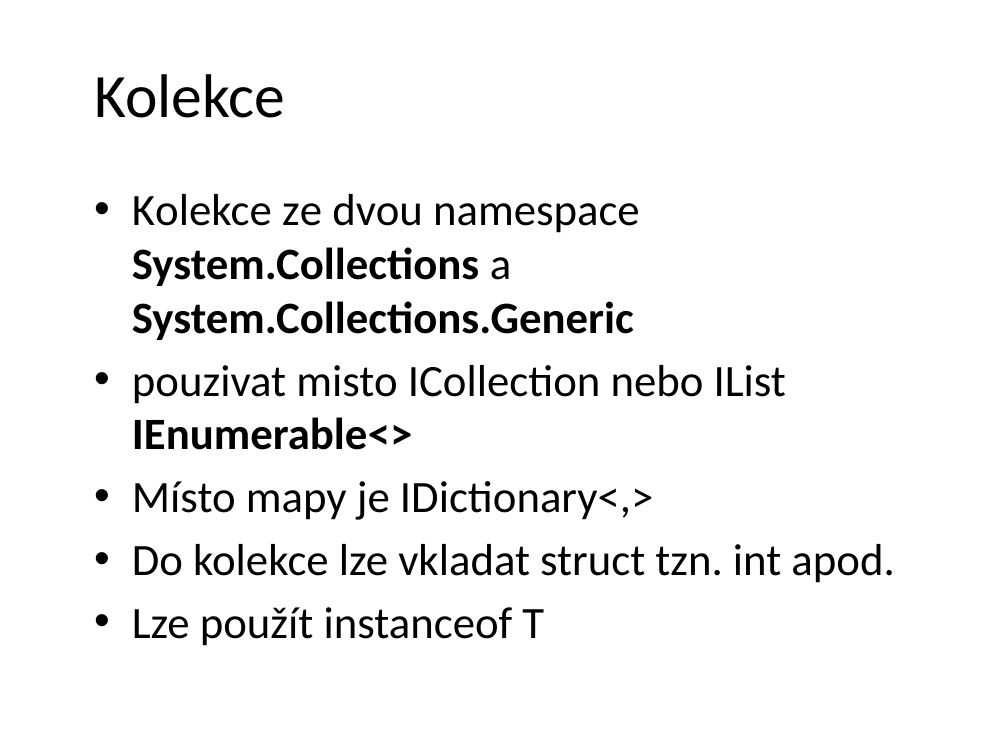
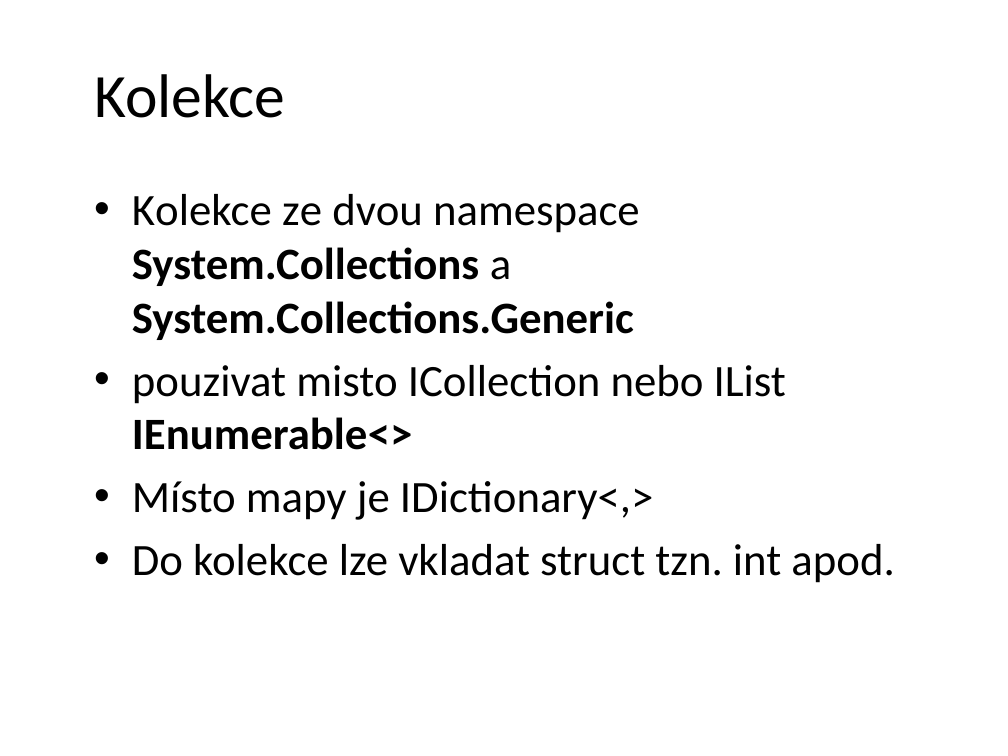
Before and after one commit to petrbalat/Skoleni-Csharp-NET, a slide deck: slide 21 of prezentace.pptx. Drawn at 1008x756 pixels with LibreOffice and Linux fonts; fonts in the diff are those of the drawing; background and template pictures are left out. Boxes give left, top, right and bottom in pixels: in the first picture for what was removed or moved away, otherwise in the second. Text is boxed around its words. In the diff, an @@ line names an element or a change of style, - is before the commit and + after.

```diff
--- a/prezentace.pptx
+++ b/prezentace.pptx
@@ text at (x1=132, y1=607, x2=544, y2=646): paragraph removed @@
-• Lze použít instanceof T
```
Also in this commit, not shown: 1 other slide changed, 1 other file.
